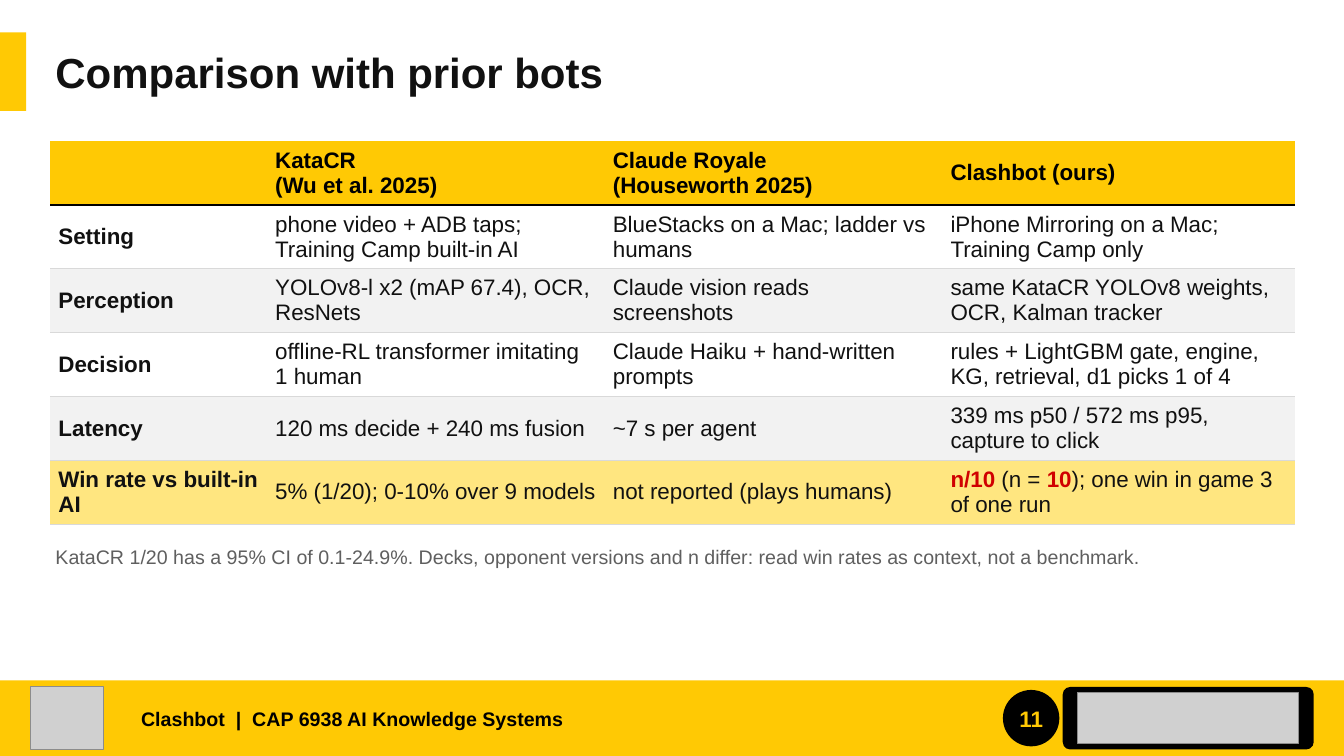
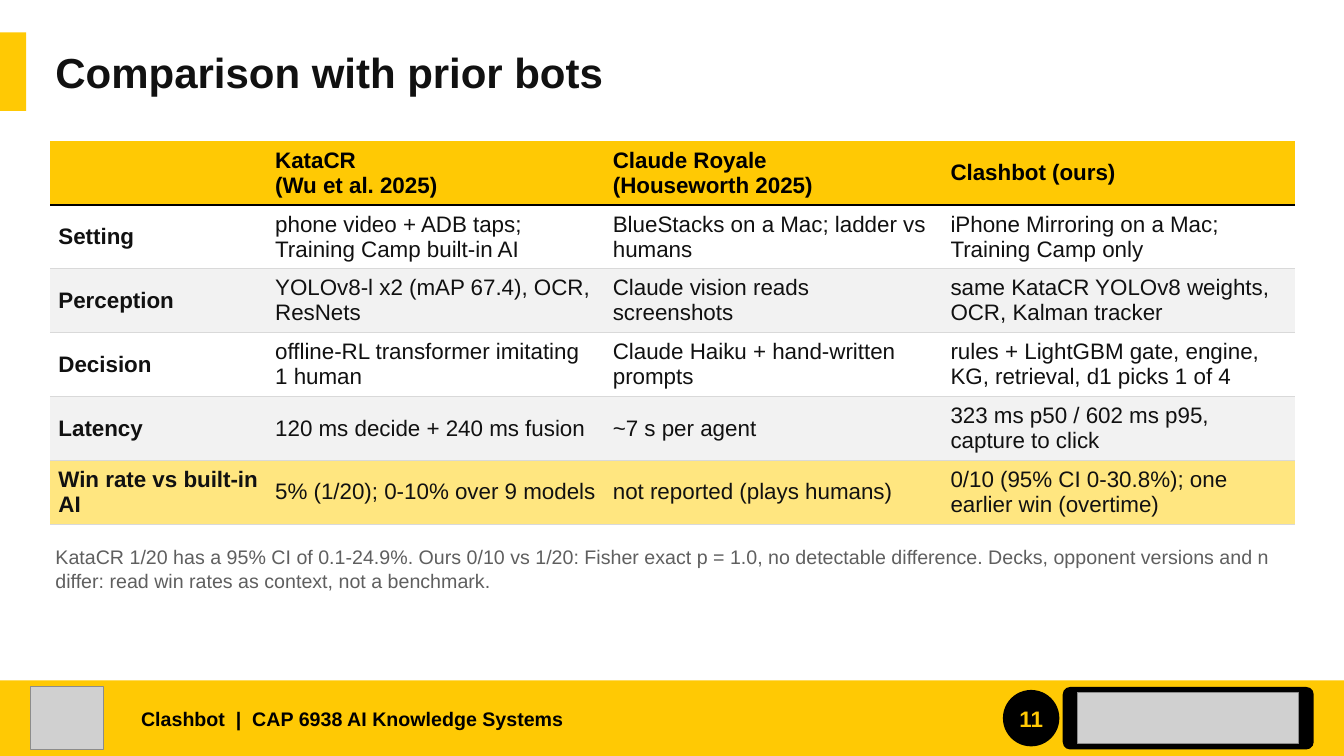
Before and after one commit to JylerTackson/clashBot, a slide deck: slide 11 of docs/report/slides/clashbot_showcase.pptx. Drawn at 1344x756 pixels with LibreOffice and Linux fonts; fonts in the diff are those of the drawing; grey boxes stand for pictures. Boxes give left, top, right and bottom in pixels: in the first picture for what was removed or moved away, otherwise in the second. Text is boxed around its words. In the diff, an @@ line names an element or a change of style, - is before the commit and + after.

```diff
--- a/docs/report/slides/clashbot_showcase.pptx
+++ b/docs/report/slides/clashbot_showcase.pptx
@@ table at <box>50,141,1296,524</box> @@
-row 5, column 4: 339 ms p50 / 572 ms p95, capture to click
+row 5, column 4: 323 ms p50 / 602 ms p95, capture to click
-row 6, column 4: n/10 (n = 10); one win in game 3 of one run
+row 6, column 4: 0/10 (95% CI 0-30.8%); one earlier win (overtime)
@@ text at <box>55,550,1269,591</box>: text changed @@
-KataCR 1/20 has a 95% CI of 0.1-24.9%. Decks, opponent versions and n differ: read win rates as context, not a benchmark.
+KataCR 1/20 has a 95% CI of 0.1-24.9%. Ours 0/10 vs 1/20: Fisher exact p = 1.0, no detectable difference. Decks, opponent versions and n differ: read win rates as context, not a benchmark.
```
Also in this commit, not shown: 4 other slides changed, 1 slide added, 1 slide removed, 4 other files.
